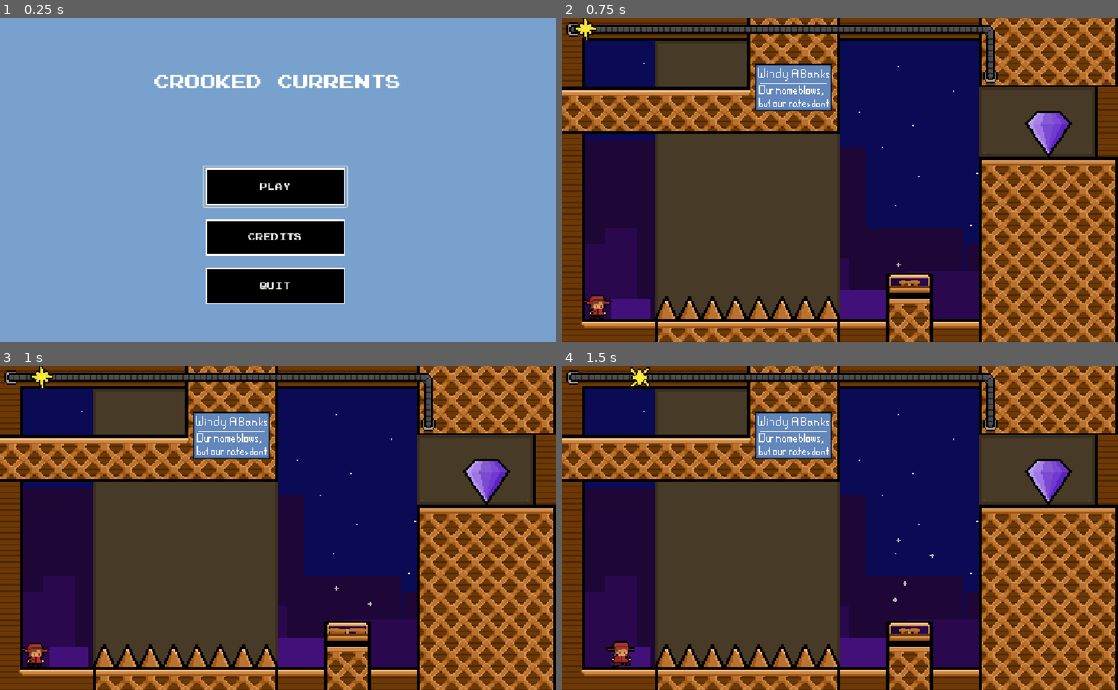
Above: before the commit, frames 1-4 (two rows, left to right).
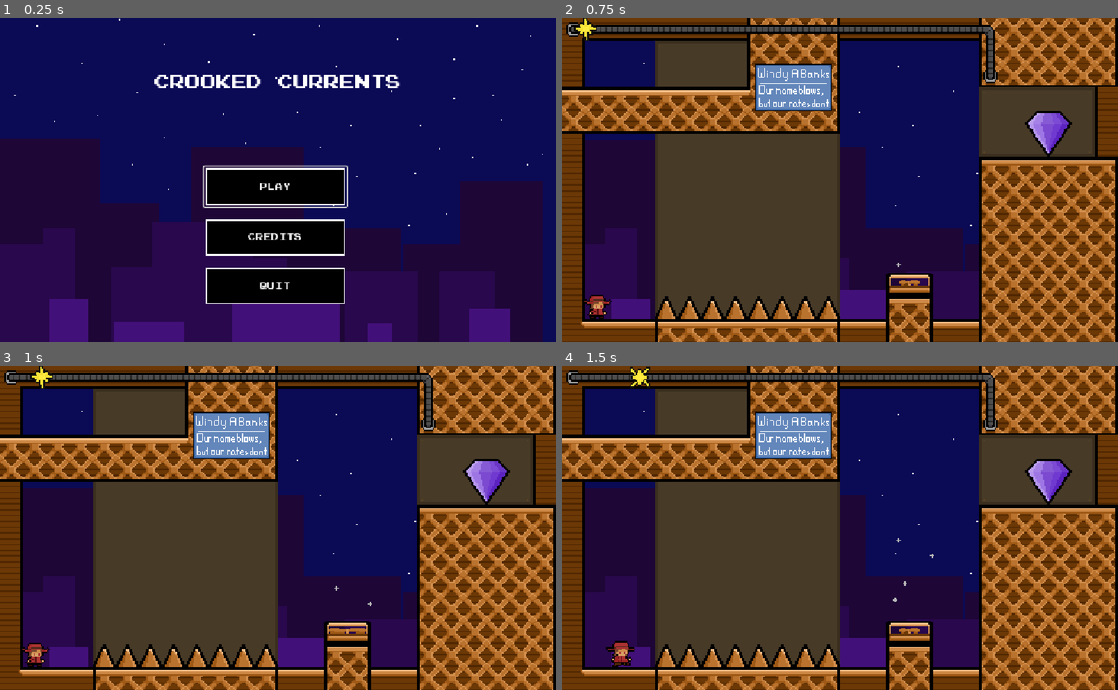
Above: after the commit, the same moments.

Repository: The-Necrodancer/Current-Jam
Game: Godot game, scene res://Scenes/game_manager.tscn
Same seed, same stepped clock (60 frames per second), same inputs: the game is played once before the commit and once after it.
Inputs:
- Up to frame 1 (0.25 s): no input
- Up to frame 2 (0.75 s): click "Play" at 0.5 s
- Up to frame 3 (1 s): no input
- Up to frame 4 (1.5 s): hold D (right) from 1.28 s (still down)

The runs differ from the first frame. In frame 1, 91% of the frame differs, in the area x 0-100%, y 0-100%; in frame 2, nothing differs; in frame 3, nothing differs; in frame 4, nothing differs.

Commit message:
Changed Title Background
dafshakdfh

Diff:
--- a/windy-ass-bank-heist/Scenes/Main Menu/main_menu.tscn
+++ b/windy-ass-bank-heist/Scenes/Main Menu/main_menu.tscn
@@ -3,6 +3,7 @@
 [ext_resource type="Script" uid="uid://d0idb02c64k04" path="res://Scripts/main_menu.gd" id="1_1ehe0"]
 [ext_resource type="FontFile" uid="uid://bdmkc1uih2gc3" path="res://Assets/shovel-knight-extended.ttf" id="1_48xlc"]
 [ext_resource type="Texture2D" uid="uid://bhjntx87mwqqs" path="res://Assets/text_box.png" id="2_1ehe0"]
+[ext_resource type="Texture2D" uid="uid://c5x5fdtpgdm32" path="res://Sprites/bg.png" id="2_y0aff"]
 
 [node name="Control" type="Control" unique_id=444931364]
 layout_mode = 3
@@ -13,11 +14,11 @@
 grow_vertical = 2
 script = ExtResource("1_1ehe0")
 
-[node name="ColorRect" type="ColorRect" parent="." unique_id=1038401975]
+[node name="ColorRect" type="TextureRect" parent="." unique_id=466478840]
 layout_mode = 0
 offset_right = 1152.0
 offset_bottom = 672.0
-color = Color(0.47058824, 0.6313726, 0.8039216, 1)
+texture = ExtResource("2_y0aff")
 
 [node name="Credits_Button" type="Button" parent="." unique_id=1443751560]
 layout_mode = 0
